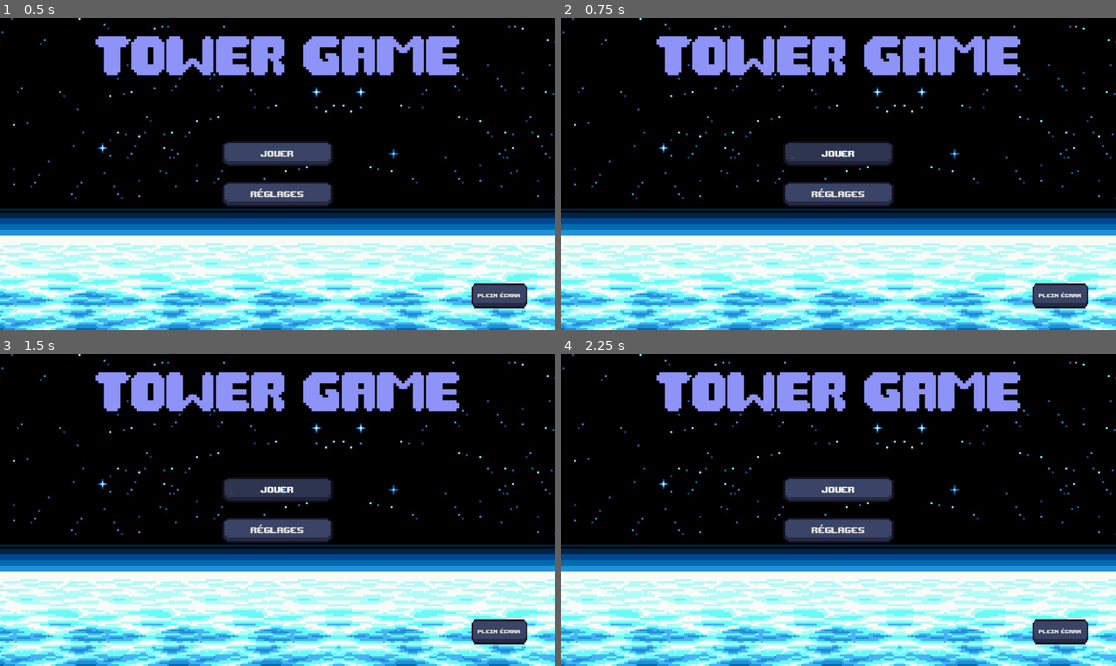
Above: before the commit, frames 1-4 (two rows, left to right).
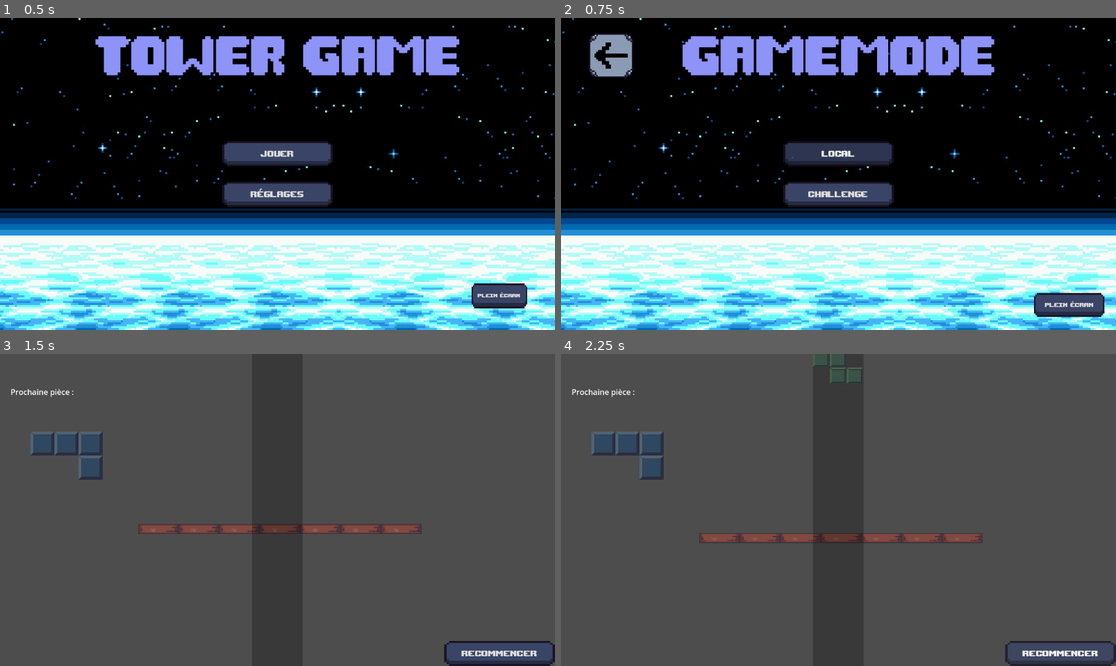
Above: after the commit, the same moments.

Repository: LucasSimoesPolvora/TowerParty_LPA_LLN
Game: Godot game, scene res://scenes/menu/homeMenu/menu.tscn
Two runs of this game, one before a commit and one after it. Both use one fixed random seed, a clock stepped at 60 frames per second and the inputs below. Before the commit the project has no main scene; this scene is started directly in both runs.
Inputs (mouse positions are in pixels of both pictures, inside the frame that each line leads up to):
- Up to frame 1 (0.5 s): no input
- Up to frame 2 (0.75 s): click "Jouer" at 0.5 s
- Up to frame 3 (1.5 s): click (277, 491) at 1.25 s, where only the run before the commit has a clickable "Jouer"
- Up to frame 4 (2.25 s): click (1060, 653) at 2 s, where only the run after the commit has a clickable "Recommencer"

Frame 1 is identical in both runs. In frame 2, 6.8% of the frame differs, in the area x 5-98%, y 4-96%; in frame 3, 99%; in frame 4, 100%, in the area x 0-100%, y 0-100%.

Commit message:
feat(global) new methode syncButtonsBottomRight
the methode syncButtonsBottomRight is making button responsive

Diff:
--- a/a_party_game_with_tower/global.gd
+++ b/a_party_game_with_tower/global.gd
@@ -2,11 +2,12 @@
 
 @export var spawnBloc = true
 
-@export var cameraPositionY = 300
+@export var pieceSpeed = 100 #mock value
 
 @export var playingScene = "res://scenes/level/mainGame.tscn"
-@export var gamemodeScene = "res://scenes/gamemode/gamemode.tscn"
-@export var mainMenuScene = "res://scenes/menu/menu.tscn"
+@export var gamemodeScene = "res://scenes/menu/gamemode/gamemode.tscn"
+@export var mainMenuScene = "res://scenes/menu/homeMenu/menu.tscn"
+@export var parameterScene = "res://scenes/menu/parameter/parameter.tscn"
 
 @export var pieces  = [ #we can use it to define specific value like color/style
 	{
@@ -62,6 +63,27 @@
 		button.position.x = screen_size.x / 2 - width / 2
 		button.position.y = initial_y + index * (height + screen_size.y * 0.05)
 
+func syncButtonsBottomRight(buttonArray: Array):
+	var screen_size = get_viewport().size
+
+	var width = screen_size.x * 0.2
+	var height = screen_size.y * 0.08
+
+	var spacing = screen_size.y * 0.05
+
+	var initial_y = screen_size.y - (buttonArray.size() * height + (buttonArray.size() - 1) * spacing)
+
+	var initial_x = screen_size.x - width
+
+	for index in range(buttonArray.size()):
+		var button = buttonArray[index]
+
+		button.add_theme_font_size_override("font_size", screen_size.x / 50)
+		button.size = Vector2(width, height)
+
+		button.position.x = initial_x
+		button.position.y = initial_y + index * (height + spacing)
+
 func syncMenuTitle(title: Label):
 	title.add_theme_font_size_override("font_size", get_viewport().size.x / 10)
 	title.position.y = get_viewport().size.y - get_viewport().size.y * 0.95
--- a/a_party_game_with_tower/project.godot
+++ b/a_party_game_with_tower/project.godot
@@ -11,7 +11,7 @@
 [application]
 
 config/name="A_Party_Game_With_Tower"
-run/main_scene="res://scenes/menu/menu.tscn"
+run/main_scene="res://scenes/menu/homeMenu/menu.tscn"
 config/features=PackedStringArray("4.3", "Forward Plus")
 config/icon="res://Assets/Images/Blocks/Basics/basic_S.png"
 
@@ -86,4 +86,6 @@
 [rendering]
 
 textures/canvas_textures/default_texture_filter=0
+textures/vram_compression/import_s3tc_bptc=true
+textures/vram_compression/import_etc2_astc=true
 anti_aliasing/quality/msaa_2d=3
